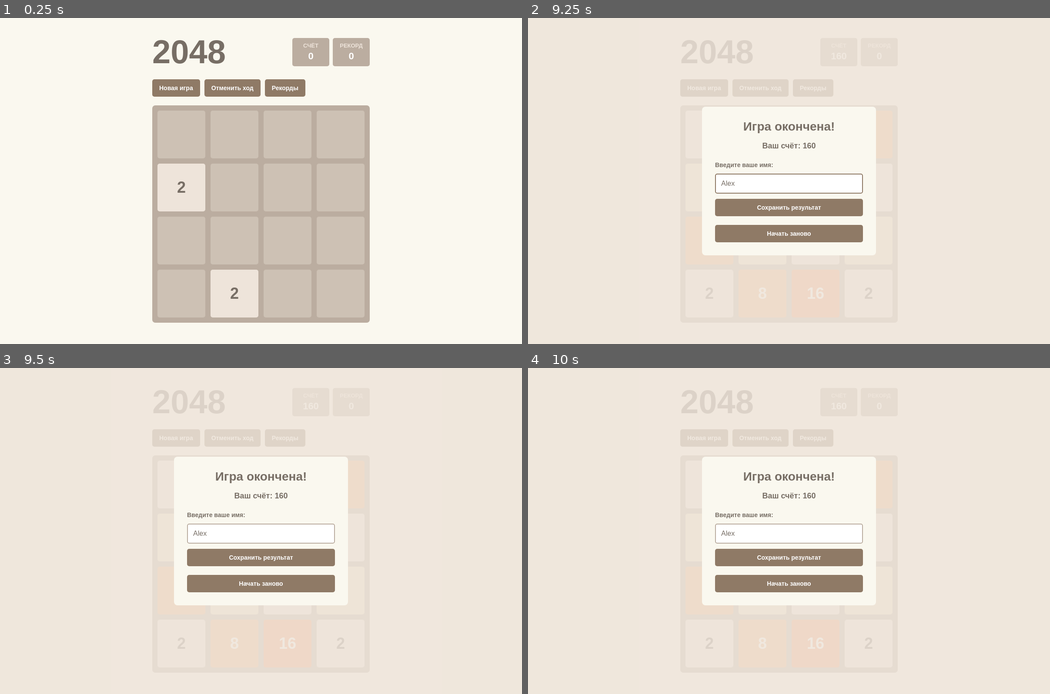
Above: before the commit, frames 1-4 (two rows, left to right).
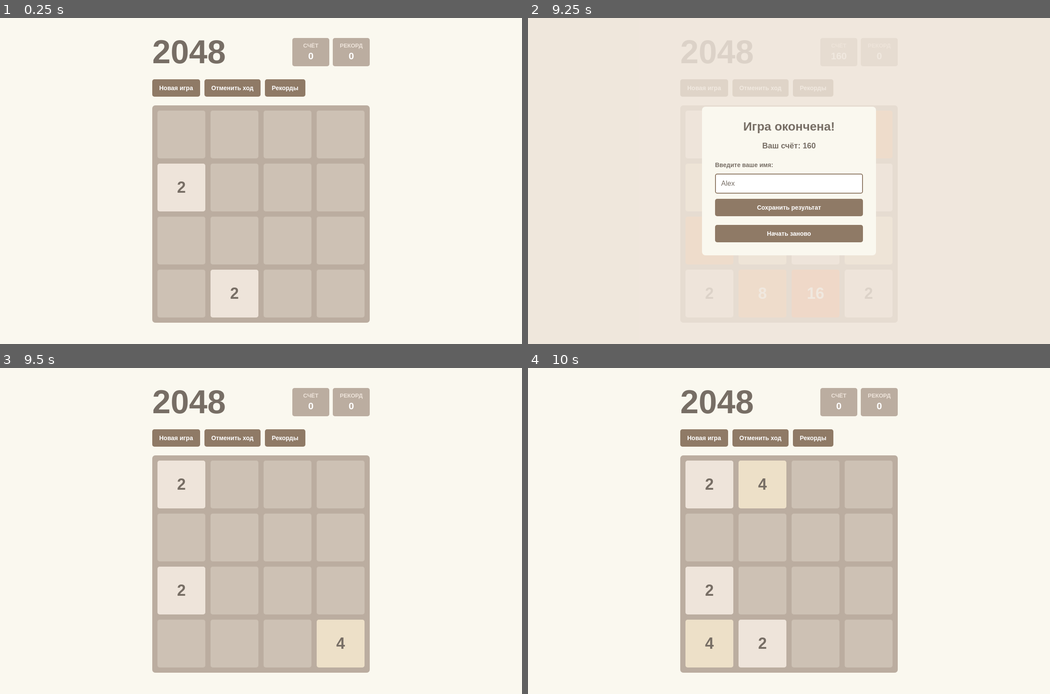
Above: after the commit, the same moments.

Repository: alinausoltceva/2048-web-game
Game: browser game, page index.html
The game is run twice, just before and just after one commit, with the same random seed, the same clock (stepped at 60 frames per second) and the same inputs.
Inputs (mouse positions are in pixels of both pictures, inside the frame that each line leads up to):
- Up to frame 1 (0.25 s): no input
- Up to frame 2 (9.25 s): hold Right 1.03-1.53 s; hold Down 1.58-1.85 s; hold Left 1.9-2.47 s; hold Up 2.52-2.82 s; hold Right 2.87-3.53 s; hold Up 3.58-3.82 s; hold Left 3.87-4.3 s; hold Down 4.35-4.68 s; hold Right 4.73-5.23 s; hold Down 5.28-5.55 s; hold Left 5.6-6.17 s; hold Up 6.22-6.52 s; hold Right 6.57-7.23 s; hold Up 7.28-7.52 s; hold Left 7.57-8 s; click (789, 184) at 7.77 s; type "Alex" at 7.77 s; hold Down 8.05-8.38 s; hold Right 8.43-8.93 s; hold Down from 8.98 s (still down)
- Up to frame 3 (9.5 s): release Down at 9.25 s; click "Начать заново" at 9.27 s; hold Left from 9.3 s (still down)
- Up to frame 4 (10 s): release Left at 9.87 s

Frames 1-2 are identical in both runs. In frame 3, 27% of the frame differs, in the area x 29-71%, y 6-94%; in frame 4, 26%.

Commit message:
feat: add restart game functionality

Diff:
--- a/js/script.js
+++ b/js/script.js
@@ -15,6 +15,8 @@
 const finalScoreElement = document.getElementById('final-score');
 const mobileControls = document.getElementById('mobile-controls');
 const undoButton = document.getElementById('undo-button');
+const newGameButton = document.getElementById('new-game-button');
+const restartButton = document.getElementById('restart-button');
 
 function createBoard() {
     gameBoard.innerHTML = '';
@@ -339,6 +341,11 @@
 
 undoButton.addEventListener('click', undoMove);
 
+// Restart game controls
+
+newGameButton.addEventListener('click', startGame);
+restartButton.addEventListener('click', startGame);
+
 // Start new game
 
 function startGame() {
